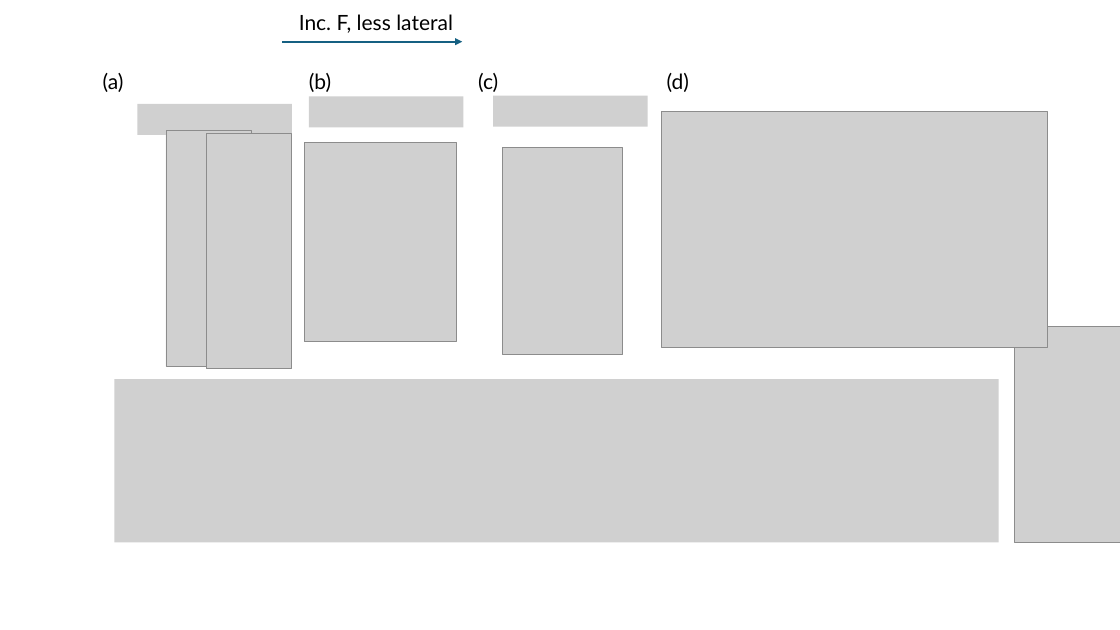
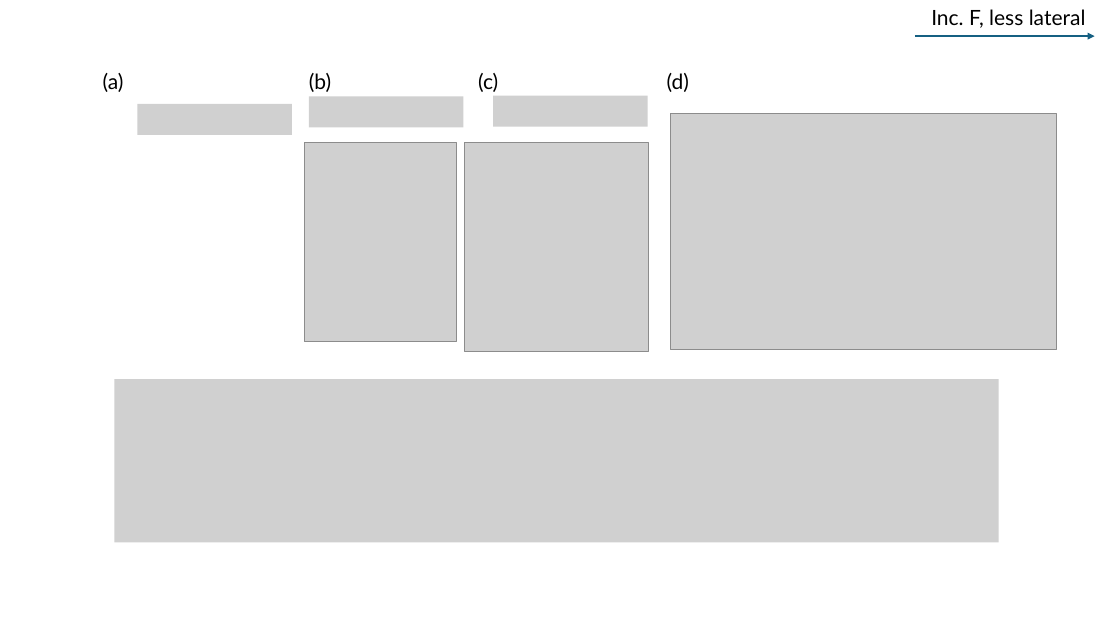
Before and after one commit to tyokokur/presentations, a slide deck: slide 7 of SYSG3_paper.pptx. Drawn at 1120x630 pixels with LibreOffice and Linux fonts; fonts in the diff are those of the drawing; grey boxes stand for pictures. Boxes give left, top, right and bottom in pixels: in the first picture for what was removed or moved away, otherwise in the second. Text is boxed around its words. In the diff, an @@ line names an element or a change of style, - is before the commit and + after.

```diff
--- a/SYSG3_paper.pptx
+++ b/SYSG3_paper.pptx
@@ text "Inc. F, less lateral": place and size @@
-text "Inc. F, less lateral" at bbox=[299, 14, 453, 33]
+text "Inc. F, less lateral" at bbox=[931, 9, 1086, 28]
@@ arrow moved from (282, 42) - (462, 42) to (915, 36) - (1095, 36) @@
@@ picture: place and size @@
-picture at bbox=[662, 112, 1048, 347]
+picture at bbox=[670, 113, 1057, 350]
@@ picture removed at bbox=[166, 131, 252, 367] @@
@@ picture removed at bbox=[206, 133, 292, 369] @@
@@ picture: place and size @@
-picture at bbox=[502, 148, 623, 355]
+picture at bbox=[465, 142, 648, 351]
@@ picture removed at bbox=[1014, 326, 1120, 542] @@
```
Also in this commit, not shown: 5 other slides changed, 1 slide added, 1 slide removed.
